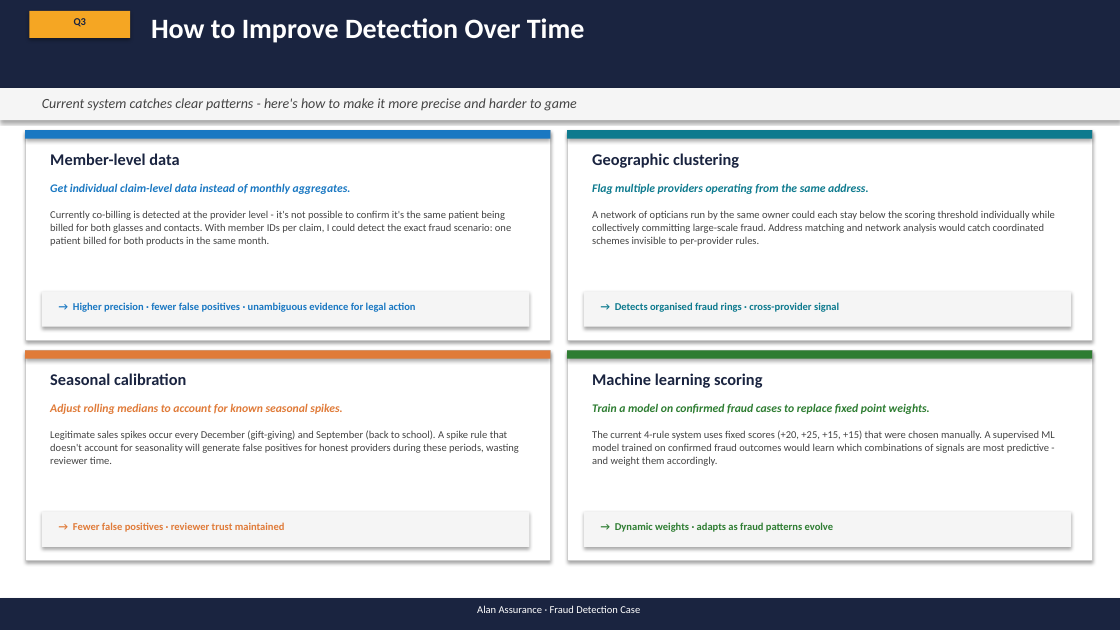
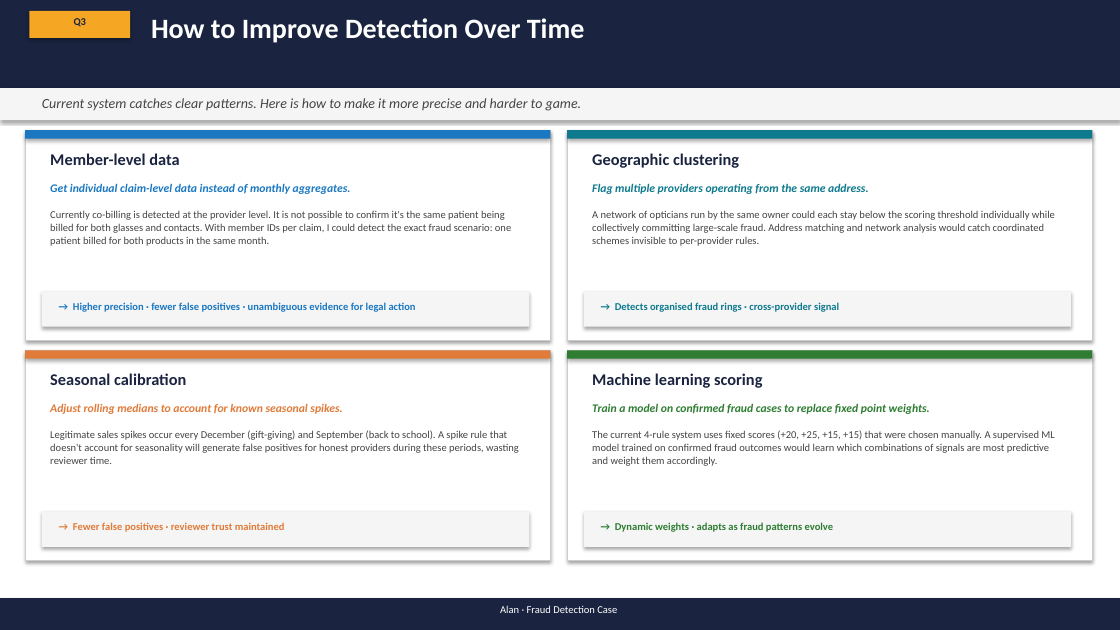
Before and after one commit to MaxwellM34/InsuranceFraudDetection, a slide deck: slide 15 of fraud_ops_presentation_updated.pptx. Drawn at 1120x630 pixels with LibreOffice and Linux fonts; fonts in the diff are those of the drawing. Boxes give left, top, right and bottom in pixels: in the first picture for what was removed or moved away, otherwise in the second. Text is boxed around its words. In the diff, an @@ line names an element or a change of style, - is before the commit and + after.

```diff
--- a/fraud_ops_presentation_updated.pptx
+++ b/fraud_ops_presentation_updated.pptx
@@ text at bbox=[42, 98, 582, 111]: text changed @@
-Current system catches clear patterns - here's how to make it more precise and harder to game
+Current system catches clear patterns. Here is how to make it more precise and harder to game.
@@ text at bbox=[50, 210, 511, 246]: text changed @@
-Currently co-billing is detected at the provider level - it's not possible to confirm it's the same patient being billed for both glasses and contacts. With member IDs per claim, I could detect the exact fraud scenario: one patient billed for both products in the same month.
+Currently co-billing is detected at the provider level. It is not possible to confirm it's the same patient being billed for both glasses and contacts. With member IDs per claim, I could detect the exact fraud scenario: one patient billed for both products in the same month.
@@ text at bbox=[592, 430, 1054, 466]: text changed @@
-The current 4-rule system uses fixed scores (+20, +25, +15, +15) that were chosen manually. A supervised ML model trained on confirmed fraud outcomes would learn which combinations of signals are most predictive - and weight them accordingly.
+The current 4-rule system uses fixed scores (+20, +25, +15, +15) that were chosen manually. A supervised ML model trained on confirmed fraud outcomes would learn which combinations of signals are most predictive and weight them accordingly.
@@ text at bbox=[500, 605, 617, 613]: text changed @@
-Alan Assurance · Fraud Detection Case
+Alan · Fraud Detection Case
```
Also in this commit, not shown: 12 other slides changed, 1 other file.
